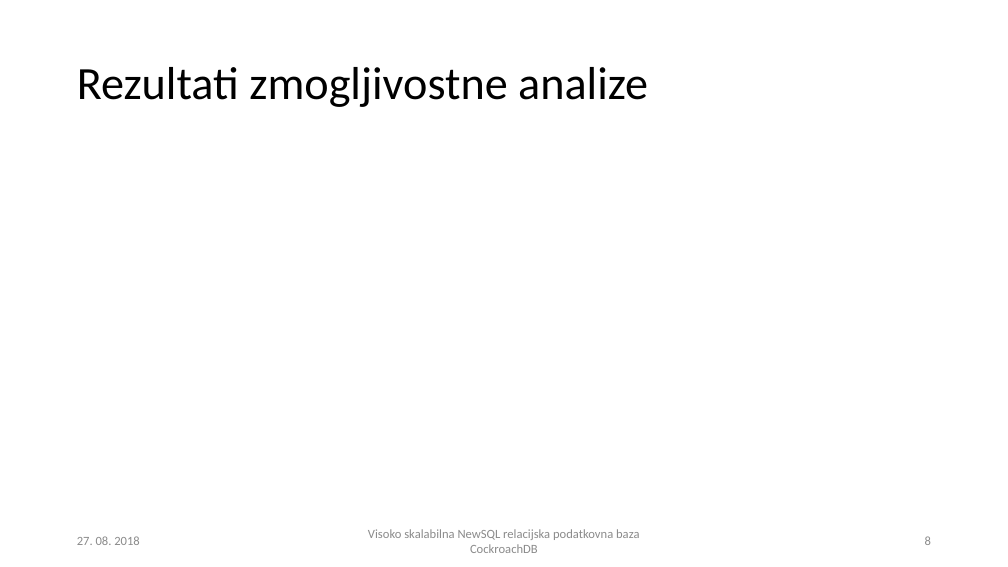
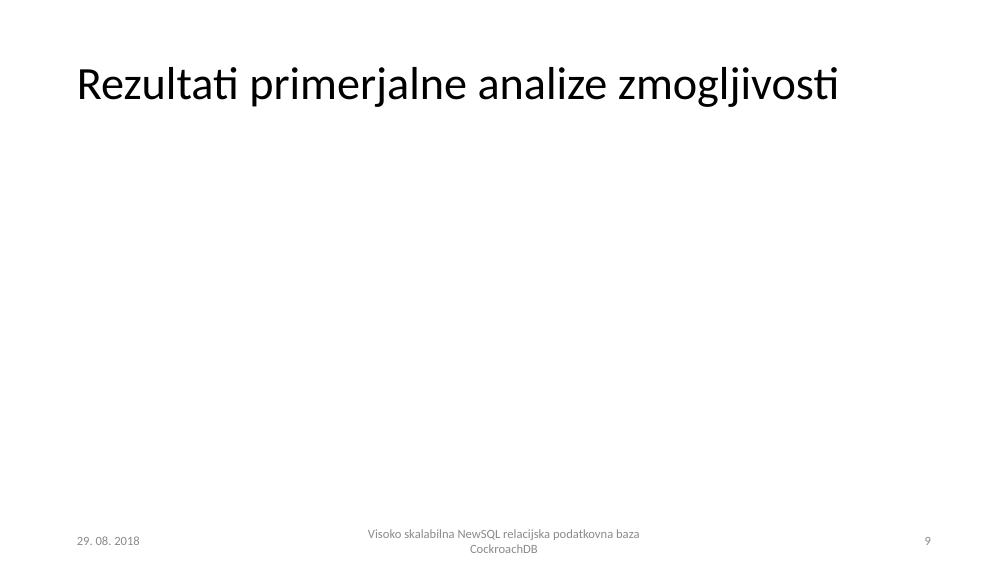
Before and after one commit to arruw/diploma-latex, a slide deck: slide 9 of resources/presentation.pptx (slide 8 before the commit). Drawn at 1008x567 pixels with LibreOffice and Linux fonts; fonts in the diff are those of the drawing. Boxes give left, top, right and bottom in pixels: in the first picture for what was removed or moved away, otherwise in the second. Text is boxed around its words. In the diff, an @@ line names an element or a change of style, - is before the commit and + after.

```diff
--- a/resources/presentation.pptx
+++ b/resources/presentation.pptx
@@ title at (77,67,839,107): text changed @@
-Rezultati zmogljivostne analize
+Rezultati primerjalne analize zmogljivosti
```
Also in this commit, not shown: 9 other slides changed, 1 slide added.
